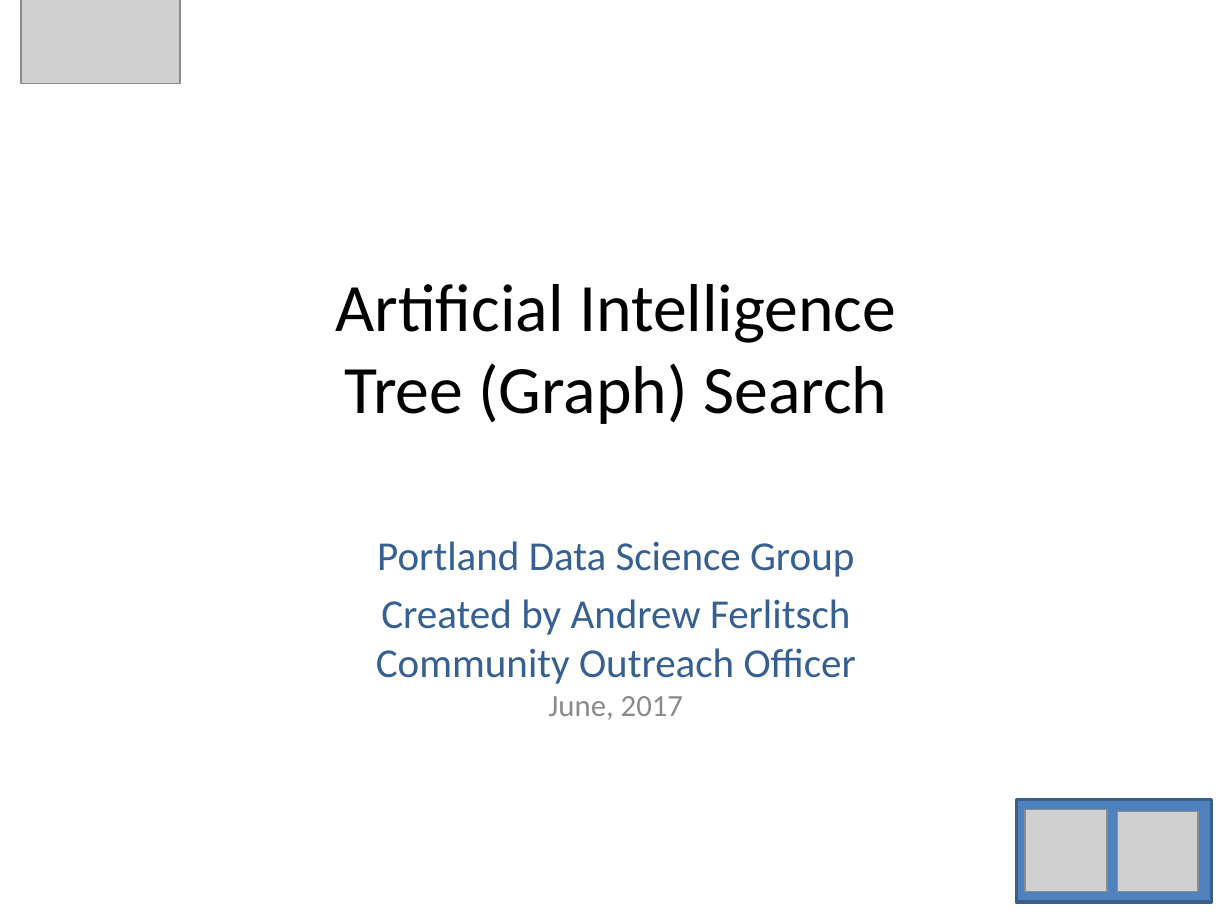
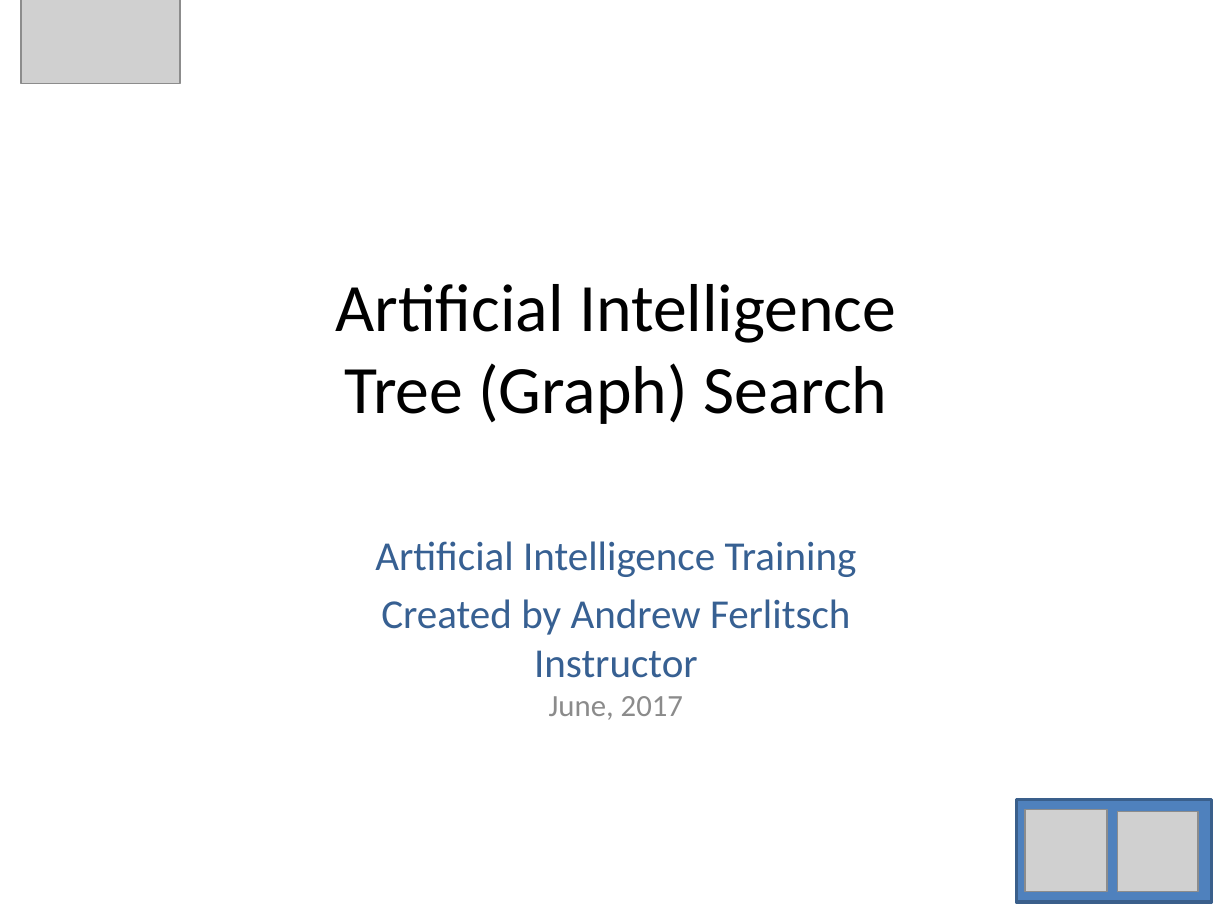
Before and after one commit to andrewferlitsch/Portland-Data-Science-Group, a slide deck: slide 1 of Presentations/AI - Graph Search.pptx. Drawn at 1232x924 pixels with LibreOffice and Linux fonts; fonts in the diff are those of the drawing; grey boxes stand for pictures. Boxes give left, top, right and bottom in pixels: in the first picture for what was removed or moved away, otherwise in the second. Text is boxed around its words. In the diff, an @@ line names an element or a change of style, - is before the commit and + after.

```diff
--- a/Presentations/AI - Graph Search.pptx
+++ b/Presentations/AI - Graph Search.pptx
@@ subtitle at [375,541,857,720]: text changed @@
-Portland Data Science Group
-Created by Andrew Ferlitsch
-Community Outreach Officer
-June, 2017
+Artificial Intelligence Training
+Created by Andrew Ferlitsch
+Instructor
+June, 2017
```
Also in this commit, not shown: 1 other file.
